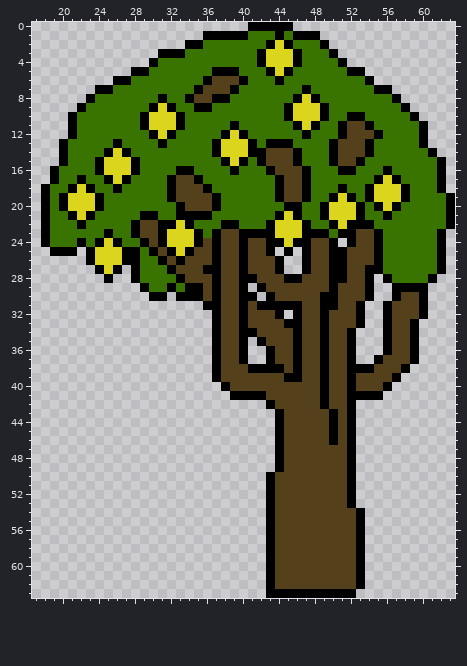
Two states of a pixel-art sprite, Assets/Enemies/TheDude/TheDudeIdle.png. The first picture shows the starting point.
The file is 256x256 pixels, drawn in blocks of 4x4; one block is one cell here. Shown: x 17..63, y 0..63.
After the commit:
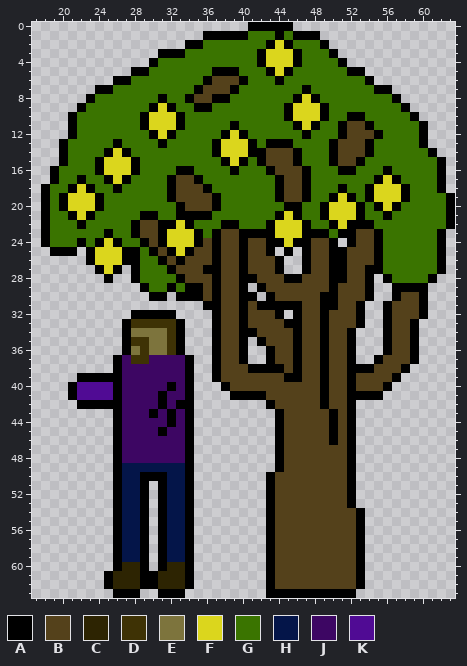
Palette (. is transparent): A #000000  B #54411b  C #2d2402  D #3e3205  E #7d743d  F #dbd61d  G #3a7400  H #041549  J #3d0663  K #500b94
Commit message: The Dude: Added hurt box and health so player can kill the dude
Change:
Changed rows in their new state; - is an unchanged pixel.
first column x 21:
32 -------AAAAA--
33 ------ADDDDDA-
34 ------AEEEEDA-
35 ------ADDEEDA-
36 ------AEDEEDA-
37 -----AJDDJJJJA
38 -----AJJJJJJJA
39 -AAAAAJJJJJJJA
40 AKKKKAJJJJJAJA
41 AKKKKAJJJJAJJA
42 -AAAAAJJJJAJAA
43 -----AJJJAJAJA
44 -----AJJJJJAJA
45 -----AJJJJAJJA
46 -----AJJJJJJJA
47 -----AJJJJJJJA
48 -----AJJJJJJJA
49 -----AHHHHHHHA
50 -----AHHAAAHHA
51 -----AHHA-AHHA
52 -----AHHA-AHHA
53 -----AHHA-AHHA
54 -----AHHA-AHHA
55 -----AHHA-AHHA
56 -----AHHA-AHHA
57 -----AHHA-AHHA
58 -----AHHA-AHHA
59 -----AHHA-AHHA
60 -----ACCA-ACCA
61 ----ACCCAACCCA
62 ----ACCCAACCCA
63 -----AAA--AAA-
Where, in picture pixels (left, top, right, bottom), the same in both pictures:
added: (68, 310, 194, 598)
